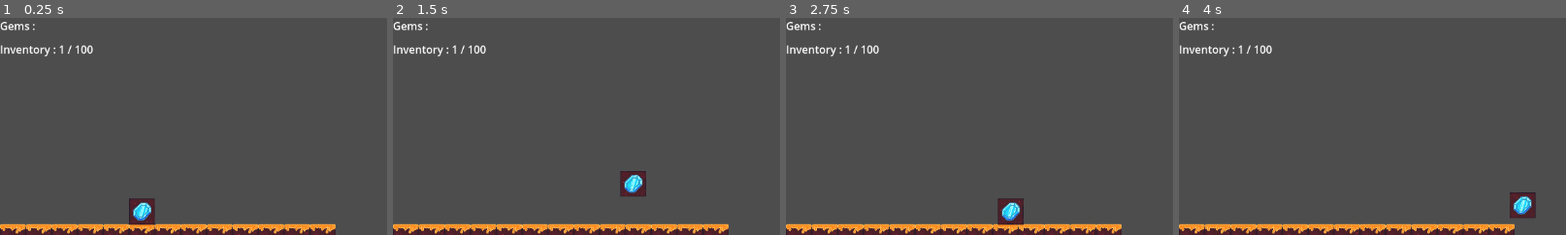
Above: before the commit, frames 1-4 (left to right).
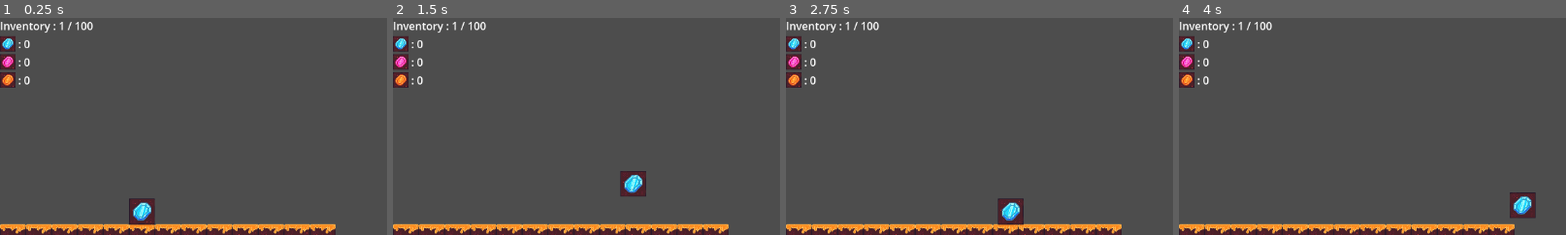
Above: after the commit, the same moments.

Repository: Belhage/King-in-the-Mountain
Game: Godot game, scene res://Scenes and Scripts/Main Scene/world.tscn
Same seed, same stepped clock (60 frames per second), same inputs: the game is played once before the commit and once after it.
Inputs:
- Up to frame 1 (0.25 s): no input
- Up to frame 2 (1.5 s): tap Enter at 0.5 s; hold D (Move Right) from 0.53 s (still down); tap W (Move Up) at 0.77 s
- Up to frame 3 (2.75 s): tap W (Move Up) at 1.52 s; release D (Move Right) at 2.03 s; hold A (Move Left) from 2.03 s (still down)
- Up to frame 4 (4 s): release A (Move Left) at 2.78 s; hold D (Move Right) from 2.78 s (still down); tap W (Move Up) at 3.02, 3.77 s
The pictures show only the part of the screen within x 0-50%, y 0-50%; the shares and areas given below are measured in that part.

The runs differ from the first frame. In frame 1, 1.8% of the frame differs, in the area x 0-25%, y 1-33%; in frame 2, 1.8%; in frame 3, 1.8%; in frame 4, 1.8%.

Commit message:
hud

Diff:
--- a/Scenes and Scripts/Main Scene/world.gd
+++ b/Scenes and Scripts/Main Scene/world.gd
@@ -1,6 +1 @@
 extends Node2D
-var inventory : int = 0
-var inventory_max : int = 100
-
-var gold : int = 0
-var gems : int = 0
--- a/Scenes and Scripts/Menus/hud.gd
+++ b/Scenes and Scripts/Menus/hud.gd
@@ -1,4 +1,11 @@
 extends CanvasLayer
+
+@export var inventory : int = 0
+@export var inventory_max : int = 100
+
+@export var blues : int = 0
+@export var pinks : int = 0
+@export var oranges : int = 0
 
 func _process(delta: float) -> void:
 	get_node("/root/")
--- a/Scenes and Scripts/Menus/hud.tscn
+++ b/Scenes and Scripts/Menus/hud.tscn
@@ -1,20 +1,59 @@
-[gd_scene load_steps=2 format=3 uid="uid://bqa4td8m2xu2l"]
+[gd_scene load_steps=5 format=3 uid="uid://bqa4td8m2xu2l"]
 
 [ext_resource type="Script" uid="uid://dkgjbhqrfodau" path="res://Scenes and Scripts/Menus/hud.gd" id="1_c4gd5"]
+[ext_resource type="Texture2D" uid="uid://8sp6og11cyi5" path="res://Assets/Tiles/Resource_blue.png" id="2_g7o8n"]
+[ext_resource type="Texture2D" uid="uid://wk5c2l3vtq0f" path="res://Assets/Tiles/Resource_pink.png" id="3_pu18k"]
+[ext_resource type="Texture2D" uid="uid://bv3ryj54evbct" path="res://Assets/Tiles/Resource_yellow.png" id="4_7hwgj"]
 
 [node name="HUD" type="CanvasLayer"]
 script = ExtResource("1_c4gd5")
 
-[node name="VSplitContainer" type="VSplitContainer" parent="."]
-offset_right = 38.0
-offset_bottom = 58.0
+[node name="VBoxContainer" type="VBoxContainer" parent="."]
+offset_right = 40.0
+offset_bottom = 40.0
 
-[node name="Label" type="Label" parent="VSplitContainer"]
-layout_mode = 2
-text = "Gems :"
-
-[node name="Label2" type="Label" parent="VSplitContainer"]
+[node name="inventory" type="Label" parent="VBoxContainer"]
+unique_name_in_owner = true
 layout_mode = 2
 size_flags_horizontal = 0
 size_flags_vertical = 0
 text = "Inventory : 1 / 100"
+
+[node name="HBoxContainer" type="HBoxContainer" parent="VBoxContainer"]
+layout_mode = 2
+
+[node name="TextureRect" type="TextureRect" parent="VBoxContainer/HBoxContainer"]
+layout_mode = 2
+texture = ExtResource("2_g7o8n")
+expand_mode = 2
+
+[node name="blue" type="Label" parent="VBoxContainer/HBoxContainer"]
+unique_name_in_owner = true
+layout_mode = 2
+text = ": 0"
+
+[node name="HBoxContainer2" type="HBoxContainer" parent="VBoxContainer"]
+layout_mode = 2
+
+[node name="TextureRect" type="TextureRect" parent="VBoxContainer/HBoxContainer2"]
+layout_mode = 2
+texture = ExtResource("3_pu18k")
+expand_mode = 2
+
+[node name="pink" type="Label" parent="VBoxContainer/HBoxContainer2"]
+unique_name_in_owner = true
+layout_mode = 2
+text = ": 0"
+
+[node name="HBoxContainer3" type="HBoxContainer" parent="VBoxContainer"]
+layout_mode = 2
+
+[node name="TextureRect" type="TextureRect" parent="VBoxContainer/HBoxContainer3"]
+layout_mode = 2
+texture = ExtResource("4_7hwgj")
+expand_mode = 2
+
+[node name="orange" type="Label" parent="VBoxContainer/HBoxContainer3"]
+unique_name_in_owner = true
+layout_mode = 2
+text = ": 0"
